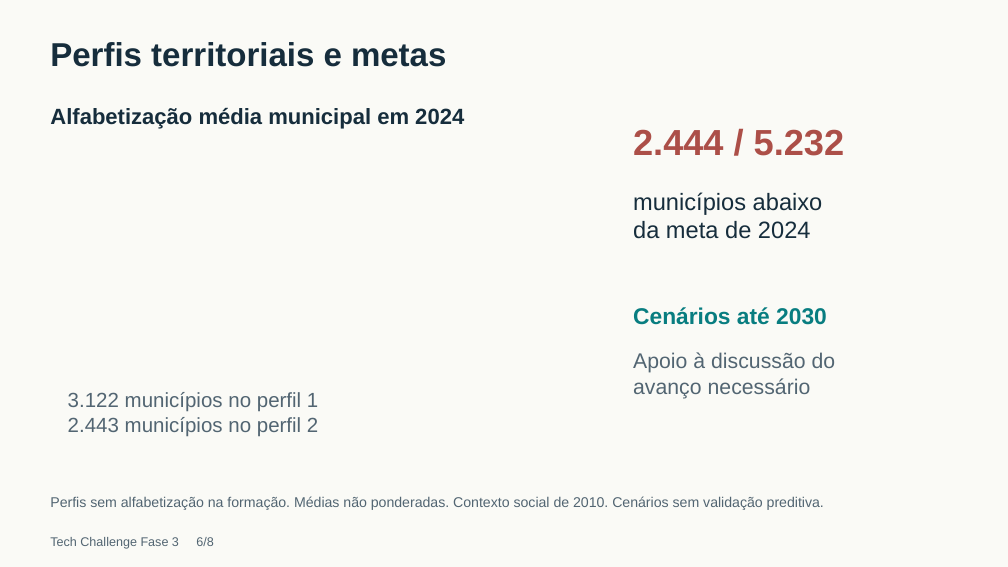
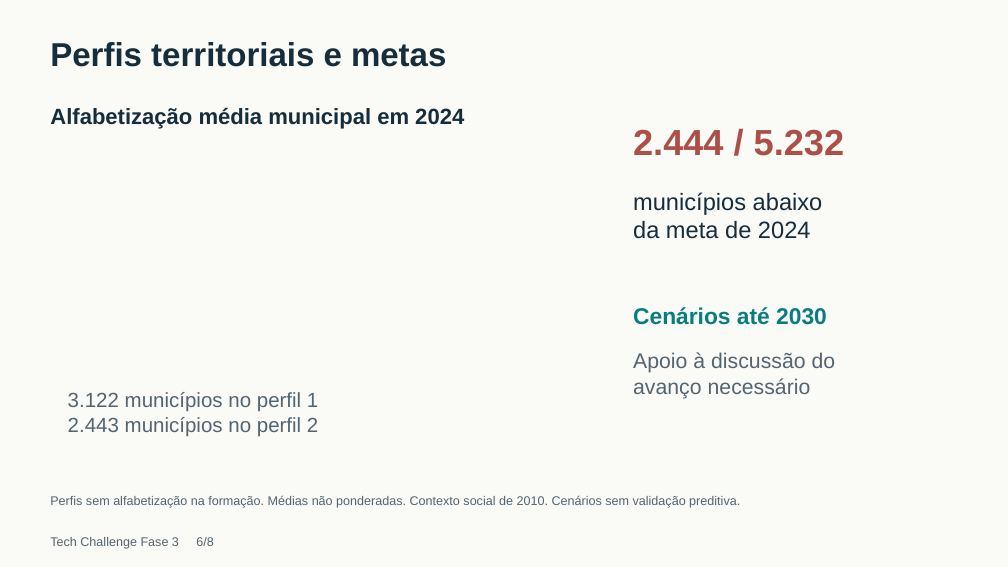
Before and after one commit to schonlopes/tech-challenge-fase-3-alfabetizacao-ml, a slide deck: slide 6 of output/presentation/Alfabetizacao_Fase3.pptx. Drawn at 1008x567 pixels with LibreOffice and Linux fonts; fonts in the diff are those of the drawing. Boxes give left, top, right and bottom in pixels: in the first picture for what was removed or moved away, otherwise in the second. Text is boxed around its words. In the diff, an @@ line names an element or a change of style, - is before the commit and + after.

```diff
--- a/output/presentation/Alfabetizacao_Fase3.pptx
+++ b/output/presentation/Alfabetizacao_Fase3.pptx
@@ text "Perfis sem alfabetização na formação. ..." at (x1=50, y1=495, x2=740, y2=508): size 13.5 to 12 pt @@
```
Also in this commit, not shown: 2 other slides changed, 11 other files.
